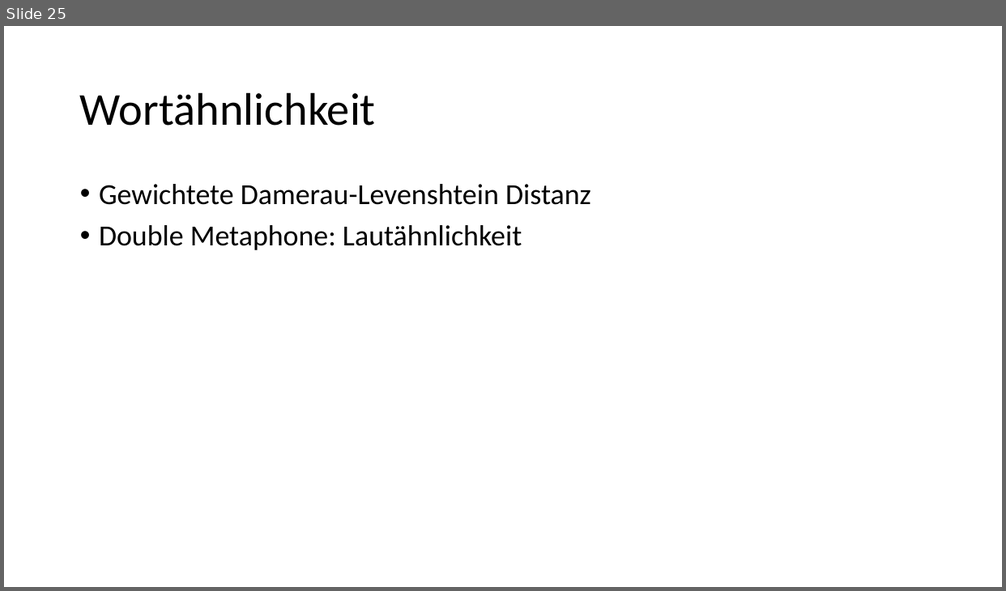
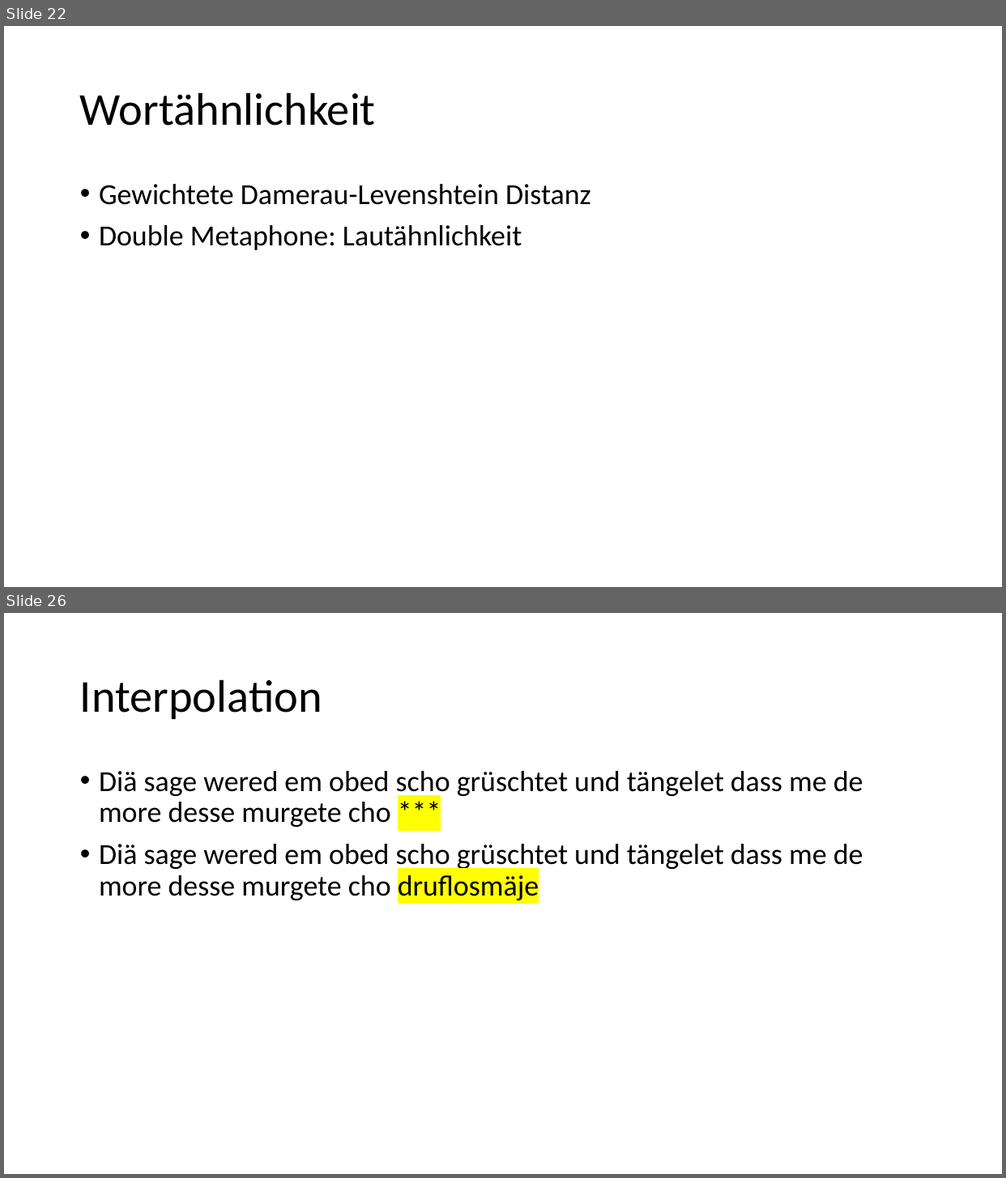
Before and after one commit to 837/ip5-nlp-ch, a slide deck: doc/IP5_Presentation.pptx. Shown one above the other, each under a label of ours: slide 25 before the commit, slides 22 and 26 after it; the slides between them are not shown. The pictures are 1006x591 and 1006x1178 pixels, drawn with LibreOffice and Linux fonts; fonts in the diff are those of the drawing. Boxes give left, top, right and bottom in pixels: in the first picture for what was removed or moved away, otherwise in the second. Text is boxed around its words. In the diff, an @@ line names an element or a change of style, - is before the commit and + after.

```diff
--- a/doc/IP5_Presentation.pptx
+++ b/doc/IP5_Presentation.pptx
@@ slide 26 added at (4, 613, 1002, 1174), background #FFFFFF @@
@@ title added at (80, 679, 322, 719), 44 pt, text #000000 @@
+Interpolation
@@ text added at (99, 771, 863, 901), 28 pt, text #000000 @@
+• Diä sage wered em obed scho grüschtet und tängelet dass me de more desse murgete cho ***
+• Diä sage wered em obed scho grüschtet und tängelet dass me de more desse murgete cho druflosmäje
@@ what was slide 25 is now slide 22 @@
```
Also in this commit, not shown: 3 slides changed, 1 other slide added, 3 slides removed.
